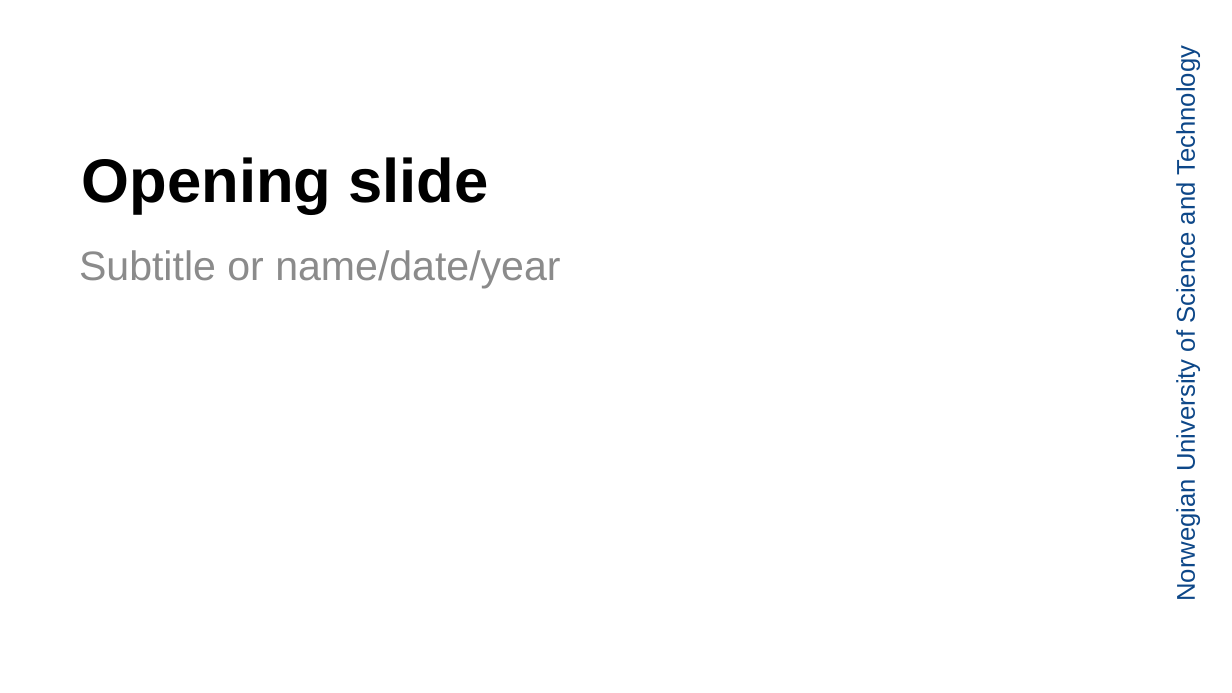
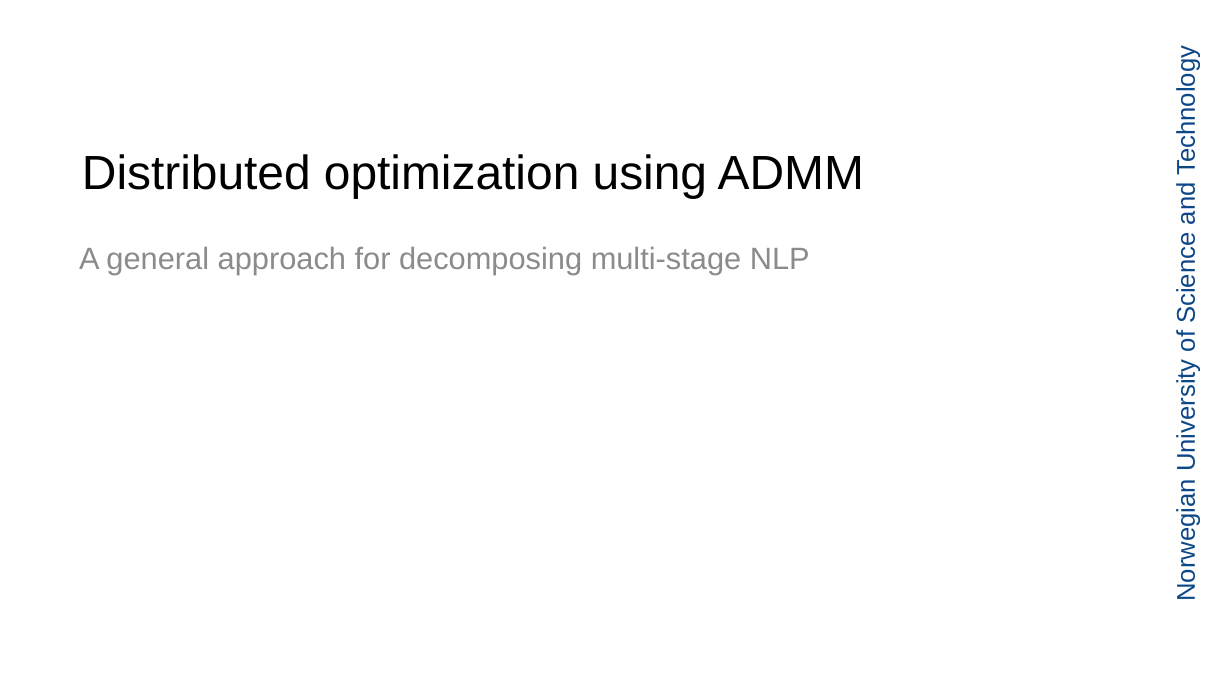
Before and after one commit to sandeepprakash6666/Escape-Paper, a slide deck: slide 1 of Admin/Escape Results.pptx. Drawn at 1232x693 pixels with LibreOffice and Linux fonts; fonts in the diff are those of the drawing; background and template pictures are left out. Boxes give left, top, right and bottom in pixels: in the first picture for what was removed or moved away, otherwise in the second. Text is boxed around its words. In the diff, an @@ line names an element or a change of style, - is before the commit and + after.

```diff
--- a/Admin/Escape Results.pptx
+++ b/Admin/Escape Results.pptx
@@ title at bbox=[82, 154, 864, 198]: text changed; size 36 to 28 pt; bold off @@
-Opening slide
+Distributed optimization using ADMM
@@ subtitle at bbox=[79, 247, 810, 275]: text changed; size 24 to 18 pt @@
-Subtitle or name/date/year
+A general approach for decomposing multi-stage NLP
```
Also in this commit, not shown: 1 other slide changed, 3 slides added, 2 slides removed, 9 other files.
